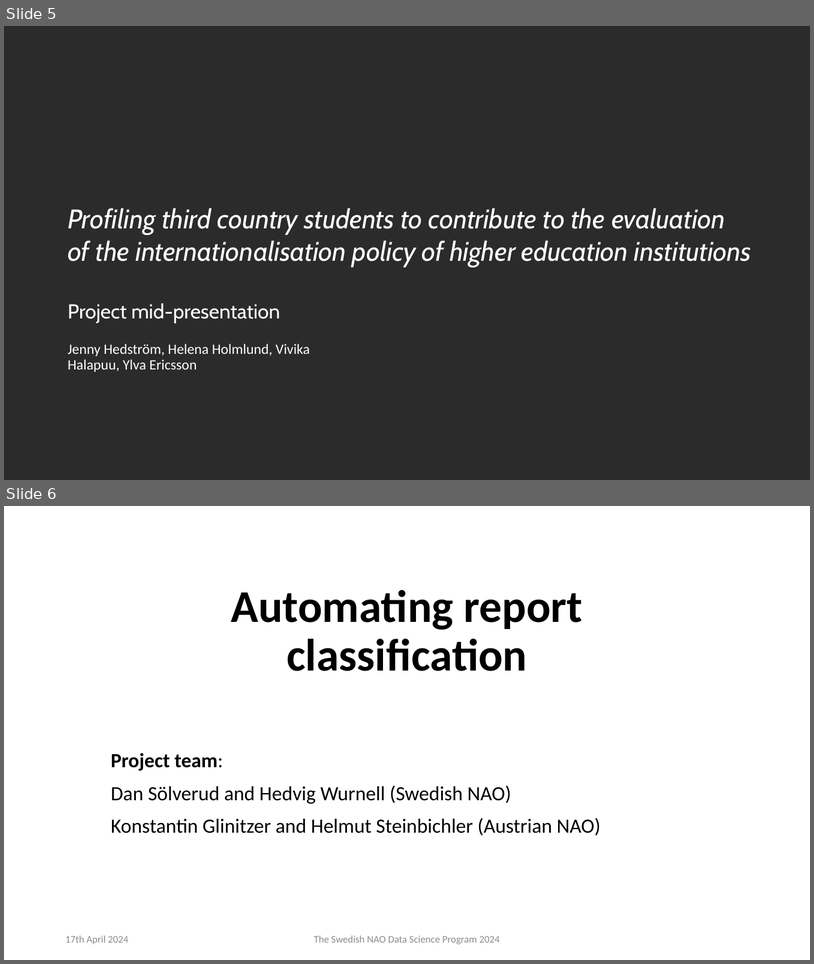
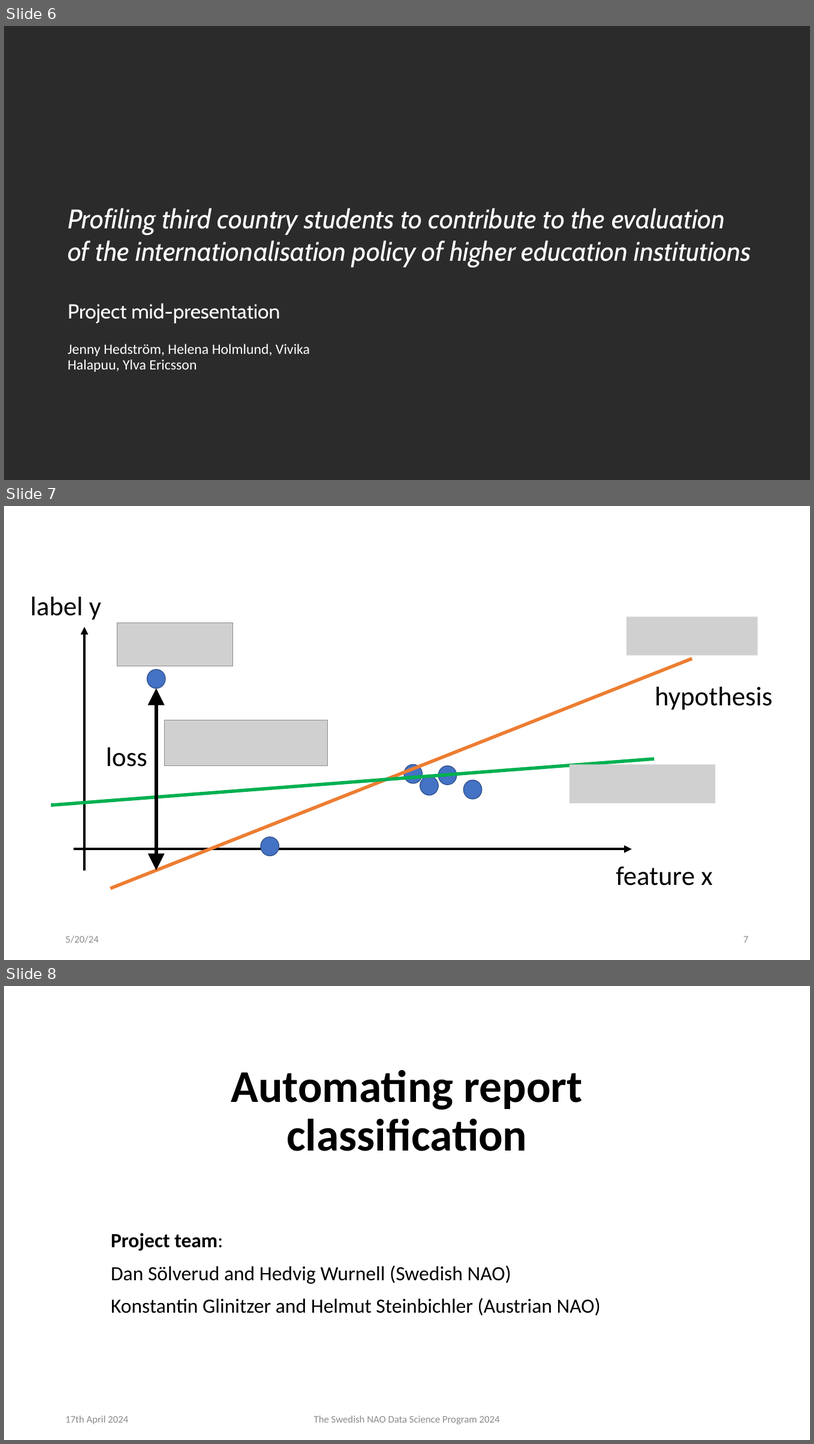
Before and after one commit to alexjungaalto/alexjungaalto.github.io, a slide deck: swenao24/Day1_MLMethods.pptx. Shown one above the other, each under a label of ours: slides 5 and 6 before the commit, slides 6, 7 and 8 after it. The pictures are 814x964 and 814x1444 pixels, drawn with LibreOffice and Linux fonts; fonts in the diff are those of the drawing; grey boxes stand for pictures; background and template pictures are left out; a plain dark background stands for a picture behind light text. Boxes give left, top, right and bottom in pixels: in the first picture for what was removed or moved away, otherwise in the second. Text is boxed around its words. In the diff, an @@ line names an element or a change of style, - is before the commit and + after.

```diff
--- a/swenao24/Day1_MLMethods.pptx
+++ b/swenao24/Day1_MLMethods.pptx
@@ slide 7 added at [4,506,810,960], background #FFFFFF @@
@@ text added at [30,597,101,620], 32 pt, text #000000 @@
+label y
@@ arrow added from (84, 870) to (84, 627), #000000 3 pt @@
@@ picture added at [117,623,233,666] @@
@@ picture added at [627,617,758,655] @@
@@ line added from (110, 888) to (692, 658), #ED7D31 4 pt @@
@@ ellipse added at [147,669,165,688], fill #4472C4, outline #325491 1 pt @@
@@ double arrow added from (156, 688) to (156, 870), #000000 4 pt @@
@@ text added at [655,687,773,710], 32 pt, text #000000 @@
+hypothesis
@@ picture added at [165,720,327,766] @@
@@ text added at [106,747,147,766], 32 pt, text #000000 @@
+loss
@@ line added from (51, 805) to (655, 759), #00B050 4 pt @@
@@ ellipse added at [404,765,423,783], fill #4472C4, outline #325491 1 pt @@
@@ ellipse added at [438,766,456,784], fill #4472C4, outline #325491 1 pt @@
@@ picture added at [570,765,716,803] @@
@@ ellipse added at [420,776,438,795], fill #4472C4, outline #325491 1 pt @@
@@ ellipse added at [464,780,482,799], fill #4472C4, outline #325491 1 pt @@
@@ ellipse added at [261,837,279,856], fill #4472C4, outline #325491 1 pt @@
@@ arrow added from (74, 849) to (633, 849), #000000 3 pt @@
@@ text added at [616,866,713,885], 32 pt, text #000000 @@
+feature x
@@ text added at [65,935,98,943], 12 pt, text #8C8C8C @@
+5/20/24
@@ page number added at [744,936,749,942], 12 pt, text #8C8C8C @@
+7
@@ what was slide 5 is now slide 6 @@
@@ what was slide 6 is now slide 8 @@
```
Also in this commit, not shown: 4 slides changed, 7 other slides added, 12 other files.
